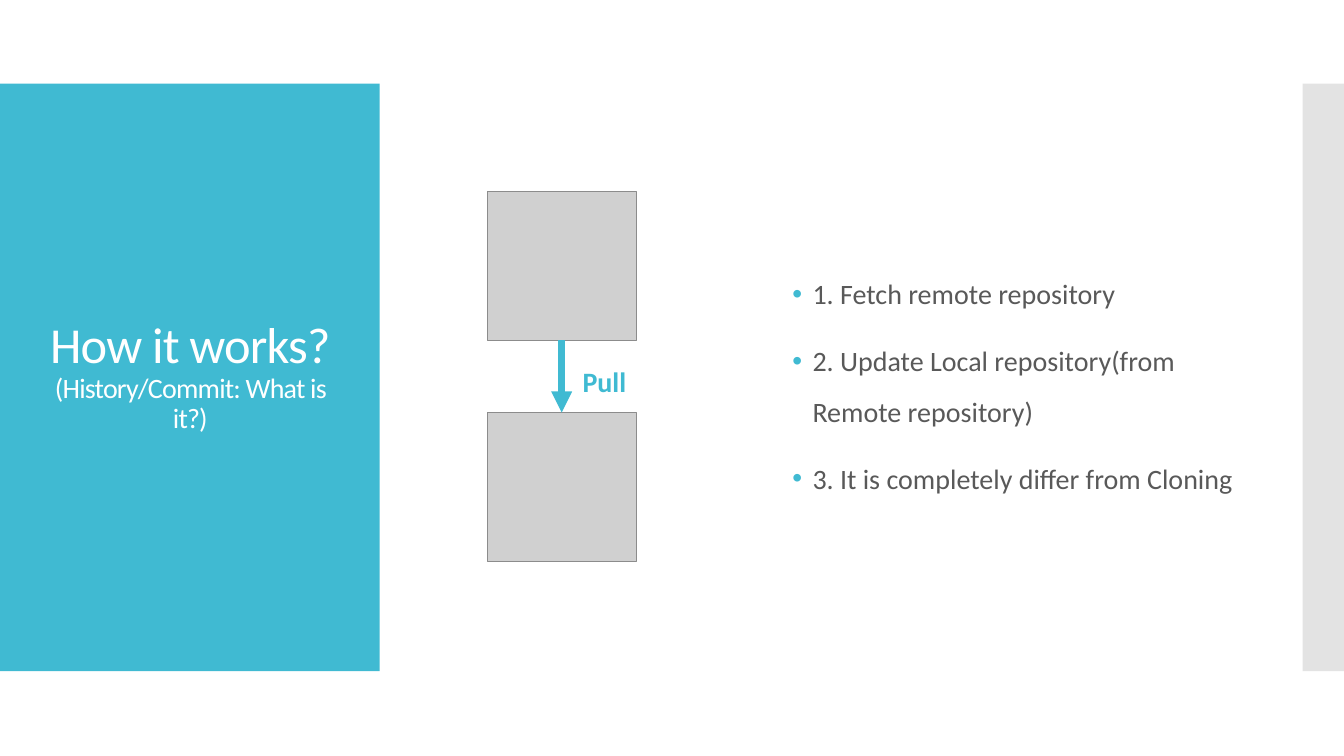
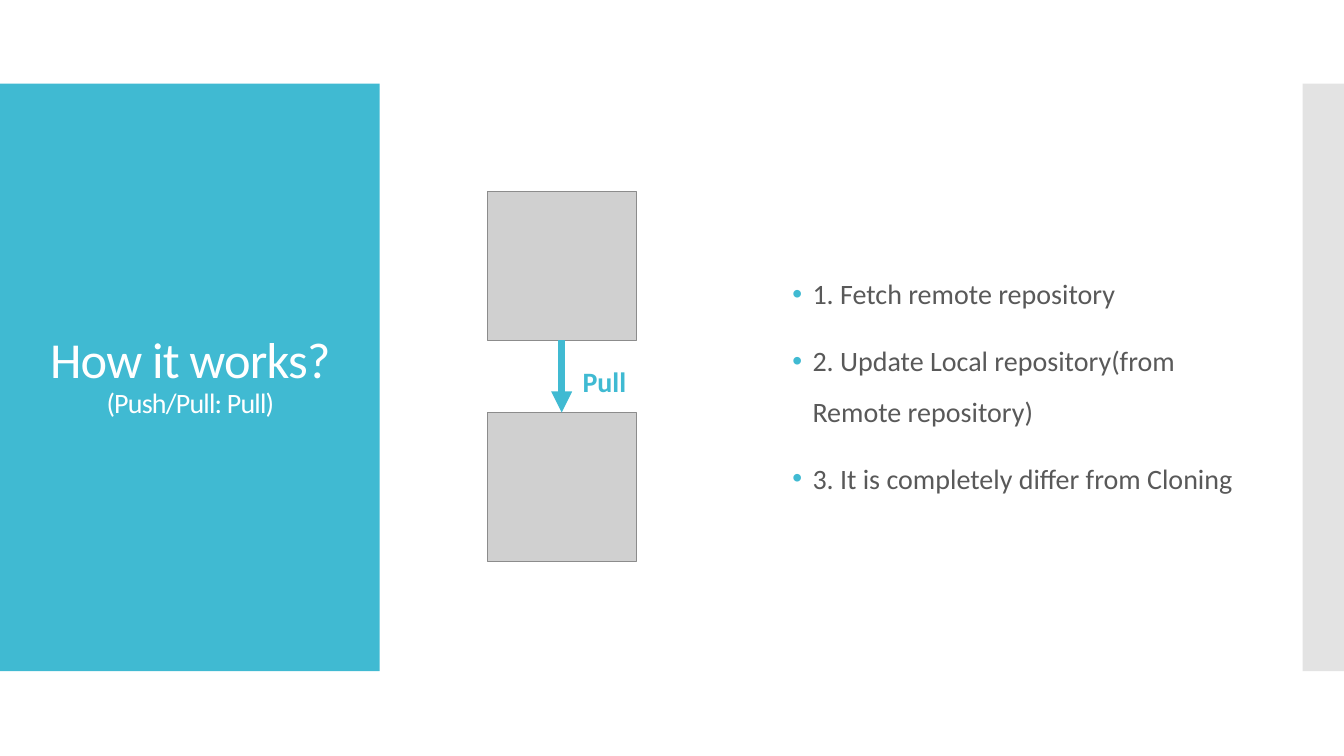
Before and after one commit to IncoCura/Instruction, a slide deck: slide 16 of Source Control/1. Intro to Git.pptx. Drawn at 1344x756 pixels with LibreOffice and Linux fonts; fonts in the diff are those of the drawing; grey boxes stand for pictures. Boxes give left, top, right and bottom in pixels: in the first picture for what was removed or moved away, otherwise in the second. Text is boxed around its words. In the diff, an @@ line names an element or a change of style, - is before the commit and + after.

Commit message:
Update File

```diff
--- a/Source Control/1. Intro to Git.pptx
+++ b/Source Control/1. Intro to Git.pptx
@@ title at (x1=50, y1=343, x2=330, y2=417): text changed @@
-How it works?
-(History/Commit: What is it?)
+How it works?
+(Push/Pull: Pull)
```
Also in this commit, not shown: 3 other slides changed.
